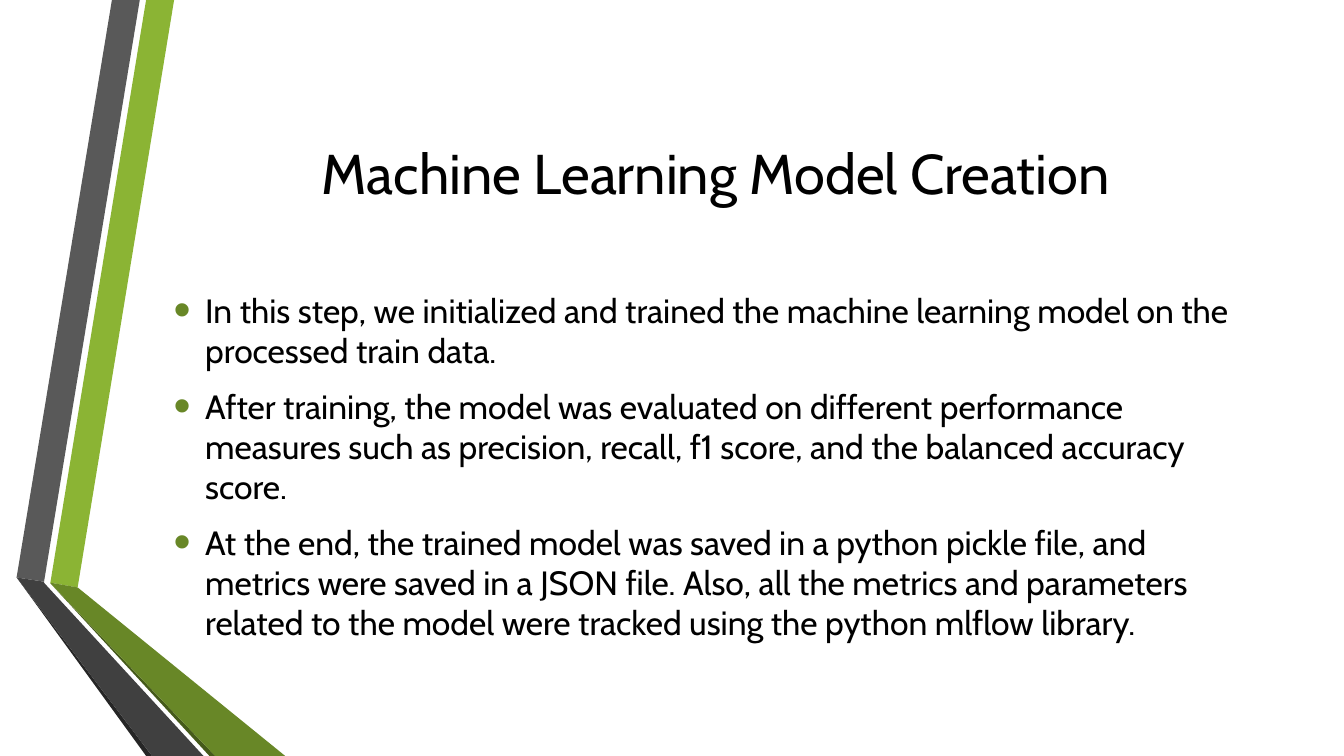
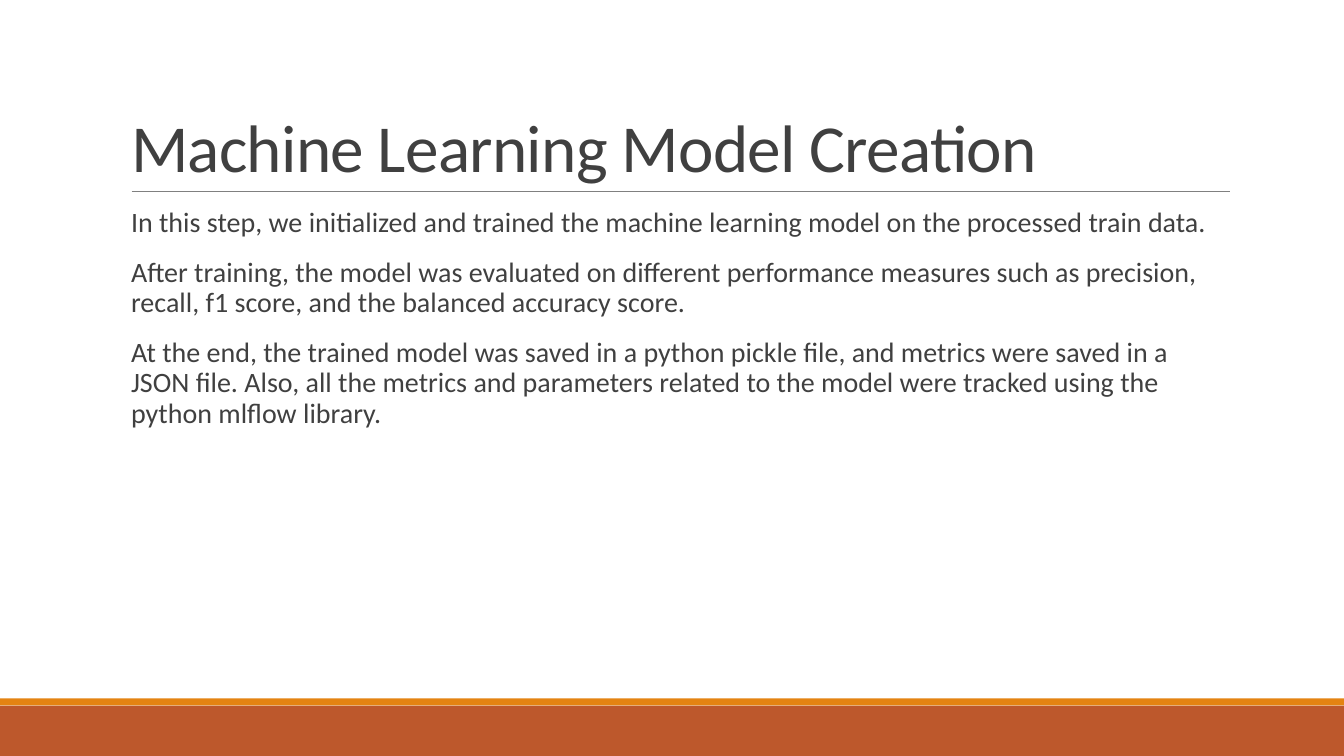
Before and after one commit to spyder123/Thyroid_Disease_Detection, a slide deck: slide 11 of docs/Detail Project Report (DPR).pptx. Drawn at 1344x756 pixels with LibreOffice and Linux fonts; fonts in the diff are those of the drawing; background and template pictures are left out. Boxes give left, top, right and bottom in pixels: in the first picture for what was removed or moved away, otherwise in the second. Text is boxed around its words. In the diff, an @@ line names an element or a change of style, - is before the commit and + after.

```diff
--- a/docs/Detail Project Report (DPR).pptx
+++ b/docs/Detail Project Report (DPR).pptx
@@ title "Machine Learning Model Creation": place and size @@
-title "Machine Learning Model Creation" at bbox=[322, 152, 1110, 207]
+title "Machine Learning Model Creation" at bbox=[131, 125, 1037, 184]
@@ title "Machine Learning Model Creation" at bbox=[131, 125, 1037, 184]: size 40 to 48 pt, font Cabin to Calibri, text colour #000000 to #404040, letter spacing 0 to -0.5 pt; alignment centre to left; line spacing 1 to 0.85; vertical alignment middle to bottom @@
@@ text "In this step, we initialized ...": place and size @@
-text "In this step, we initialized ..." at bbox=[205, 297, 1228, 643]
+text "In this step, we initialized ..." at bbox=[131, 212, 1205, 428]
@@ text "In this step, we initialized ..." at bbox=[131, 212, 1205, 428]: size 24 to 20 pt, font Cabin to Calibri, text colour #000000 to #404040; bullet • to  ; line spacing 1 to 0.9; more space between paragraphs; bullet colour #688727 to #E48312; vertical alignment middle to top @@
@@ line added from (132, 192) to (1231, 192), #808080 0.5 pt @@
@@ group removed at bbox=[16, 0, 285, 756]: 6 freeform shapes @@
@@ rectangle added at bbox=[0, 706, 1344, 756], fill #BD582C @@
@@ rectangle added at bbox=[0, 699, 1344, 706], fill #E48312 @@
```
Also in this commit, not shown: 14 other slides changed, 3 other files.
